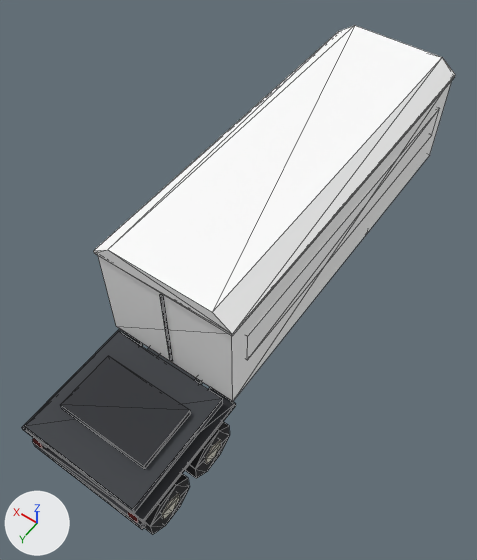
Renders of the glTF model public/models/rt_truck_a.glb from each side of a commit.
Before and after are seen from a camera (50 mm lens) standing at (-4.2, 6.46, 10.78) and looking at (0.04, 0.53, 1.46). Arrows for +X, +Y and +Z are at lower left; the lights stay in place. The older version comes first. Mesh edges are drawn as thin lines. Vertices at exactly the same position are counted once.

Names of what the first picture shows: 'model'.
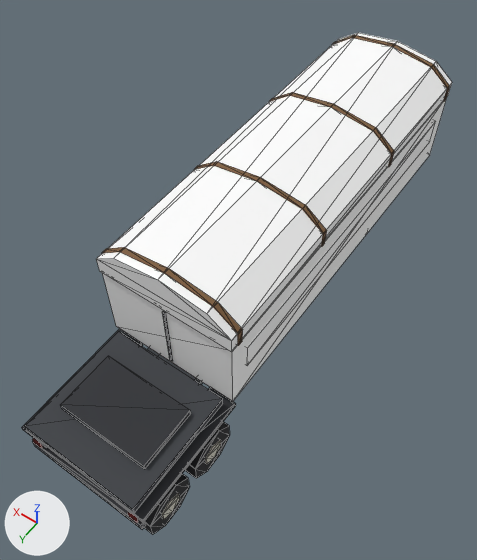
Patch to the scene script:
```diff
--- a/public/models/rt_truck_a.glb.py
+++ b/public/models/rt_truck_a.glb.py
@@ mat_v_wood2 @@
+mat_v_wood2 = principled_material('v_wood2')
+mat_v_wood2.base_color = (0.209, 0.109, 0.0452)  # brown #7e5d3c
+mat_v_wood2.roughness = 0.8
@@ me_model @@
 # used by ob_model
 # verts and faces of me_model; kept vertices keep their numbers, new ones are numbered from 172
 # before: 120 (-0.03, 2.47, 3.17) at pixel (163, 295), 121 (0.03, 2.47, 3.17) at pixel (160, 294), 122 (0.03, 2.48, 3.17) at pixel (159, 294), 123 (-0.03, 2.48, 3.17) at pixel (162, 296)
-me_model.from_pydata(...)  # 172 vertices, 272 faces; spans x -1.27..1.27, y -4.7..4.7, z 0.0..3.55
+me_model.from_pydata(...)  # 230 vertices, 372 faces; spans x -1.27..1.27, y -4.7..4.7, z 0.0..3.56
+# me_model part 1: a new loose piece, a box spanning x -1.25..1.25, y -4.35..2.1, z 1.91..2.43, in mat_second (white #ffffff)
+# me_model part 2: the loose piece of 12 vertices spanning x -1.27..1.27, y -4.7..2.5, z 3.25..3.55 is rebuilt with 14 vertices and now spans x -1.26..1.26, y -4.7..2.5, z 2.83..3.55
+# me_model part 3: a new loose piece of 14 vertices spanning x -1.27..1.27, y -4.56..-4.46, z 2.83..3.56, in mat_v_wood2 (brown #7e5d3c)
+# me_model part 4: a new loose piece of 14 vertices spanning x -1.27..1.27, y -2.29..-2.19, z 2.83..3.56, in mat_v_wood2 (brown #7e5d3c)
+# me_model part 5: a new loose piece of 14 vertices spanning x -1.27..1.27, y -0.01..0.09, z 2.83..3.56, in mat_v_wood2 (brown #7e5d3c)
+# me_model part 6: a new loose piece of 14 vertices spanning x -1.27..1.27, y 2.26..2.36, z 2.83..3.56, in mat_v_wood2 (brown #7e5d3c)
+# me_model part 7
+# 8 vertices are removed from x -1.25..1.25, y -4.35..2.1, z 2.08..2.74
+# 12 faces are deleted
+# 4 vertices in x -1.24..1.24, y -4.7..2.47, z 3.25 move by (0.0, 0.0, -0.42)
+# me_model part 8
+for i in [*range(120, 124)]: verts[i] += (0.0, 0.0, -0.42)
 me_model.materials.append(mat_v_frame)
@@ me_model @@
 me_model.materials.append(mat_tail)
+me_model.materials.append(mat_v_wood2)  # brown #7e5d3c
```

Pixel boxes (x1, y1, x2, y2) of what changed, in the pictures (477 x 560 px; the box of a moved part takes in the faces that stretch with it):
'model', reshaped
    before: (22, 25, 455, 534)
    after: (22, 33, 452, 534)
part 1 of me_model, added
    after: (247, 121, 436, 366)
part 2 of me_model, rebuilt
    before: (94, 25, 455, 336)
    after: (96, 33, 452, 352)
part 3 of me_model, added
    after: (332, 35, 450, 102)
part 4 of me_model, added
    after: (269, 92, 394, 167)
part 5 of me_model, added
    after: (194, 161, 327, 247)
part 6 of me_model, added
    after: (102, 247, 243, 346)
part 7 of me_model, built on
    before: (98, 81, 452, 401)
    after: (102, 98, 447, 401)
part 8 of me_model, moved or reshaped
    before: (160, 294, 173, 361)
    after: (163, 311, 173, 361)
